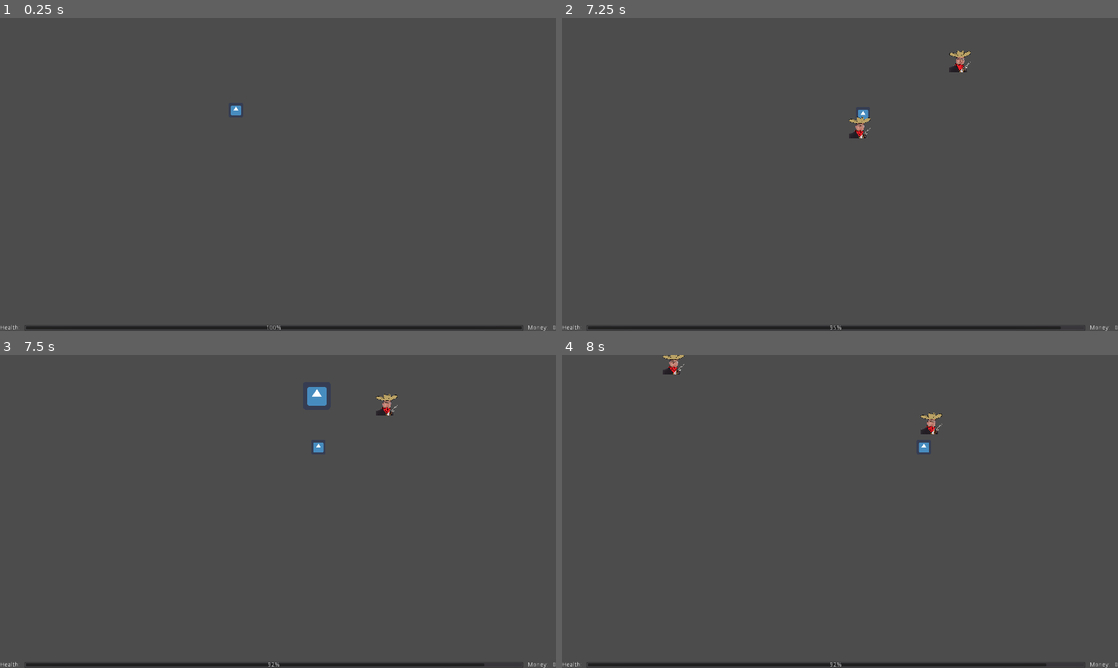
Above: before the commit, frames 1-4 (two rows, left to right).
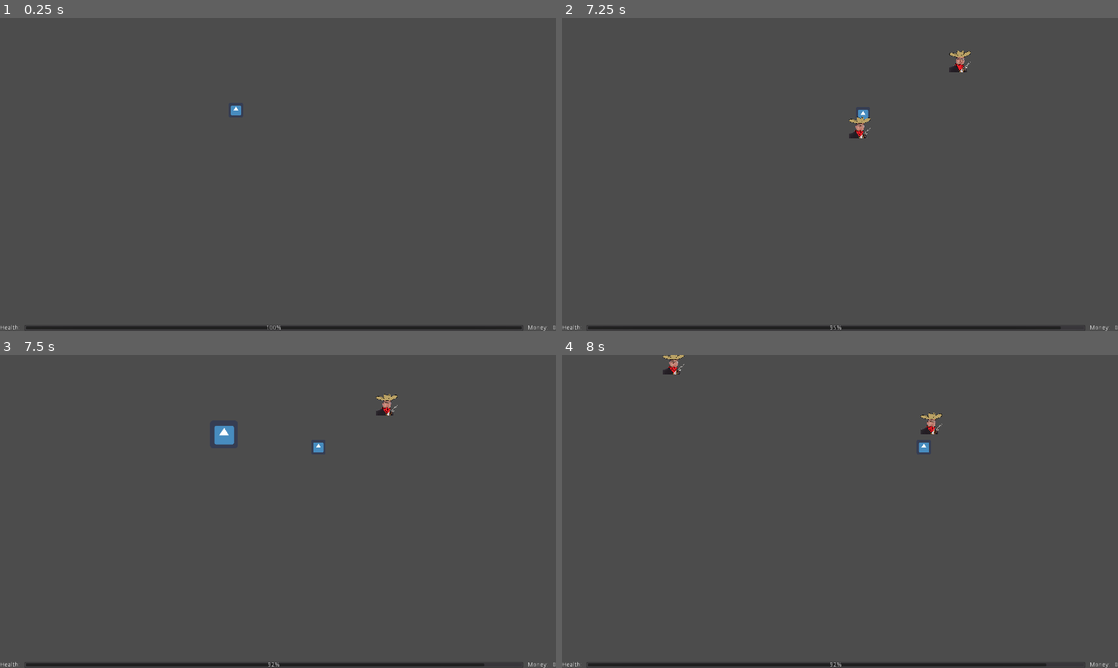
Above: after the commit, the same moments.

Repository: LMBishop/LikKanShootdown
Game: Godot game, scene res://Node2D.tscn
Two runs of this game, one before a commit and one after it. Both use one fixed random seed, a clock stepped at 60 frames per second and the inputs below. The engine's default icon, where the game draws it, is replaced by a stand-in: a white triangle on a blue panel in a dark square.
Inputs (mouse positions are in pixels of both pictures, inside the frame that each line leads up to):
- Up to frame 1 (0.25 s): no input
- Up to frame 2 (7.25 s): tap Enter at 0.5 s; move the mouse to (962, 158) at 0.52 s; hold Right (right) 0.53-1.28 s; hold Space (click) 0.53-1.28 s; move the mouse to (728, 190) at 1.27 s; hold Down (down) 1.28-2.03 s; tap Space (click) every 1.5 s from 1.35 to 5.85 s; move the mouse to (895, 105) at 2.02 s; hold Right (right) 2.03-2.78 s; hold Space (click) 2.03-2.78 s; move the mouse to (812, 237) at 2.77 s; hold Up (up) 2.78-3.53 s; move the mouse to (1006, 221) at 3.52 s; hold Space (click) 3.53-4.28 s; hold Left (left) 3.53-5.03 s; move the mouse to (673, 127) at 4.27 s; move the mouse to (867, 174) at 5.02 s; hold Down (down) 5.03-5.78 s; hold Space (click) 5.03-5.78 s; move the mouse to (756, 96) at 5.77 s; hold Right (right) 5.78-6.53 s; move the mouse to (962, 158) at 6.52 s; hold Up (up) from 6.53 s (still down); hold Space (click) from 6.53 s (still down)
- Up to frame 3 (7.5 s): move the mouse to (166, 527) at 7.27 s; release Up (up) at 7.28 s; release Space (click) at 7.28 s; hold Right (right) from 7.28 s (still down); tap Space (click) at 7.35 s
- Up to frame 4 (8 s): keep holding Right (right)

Frames 1-2 are identical in both runs. In frame 3, 0.4% of the frame differs, in the area x 38-59%, y 10-29%; in frame 4, nothing differs.

Commit message:
Free offscreen bullets

Diff:
--- a/Bullet.gd
+++ b/Bullet.gd
@@ -5,7 +5,10 @@
 var target = Vector2.ZERO
 #var player = load("")
 var shot = false;
+var screen_size
 
+func _ready():
+	screen_size = get_viewport_rect().size
 
 func _physics_process(delta):
 	target = get_global_mouse_position()
@@ -19,3 +22,5 @@
 			collision.collider.free()
 	if velocity == Vector2(0.0, 0.0):
 		queue_free()
+	if position.x > screen_size.x or position.x < 0 or position.y > screen_size.y or position.y < 0:
+		queue_free()
